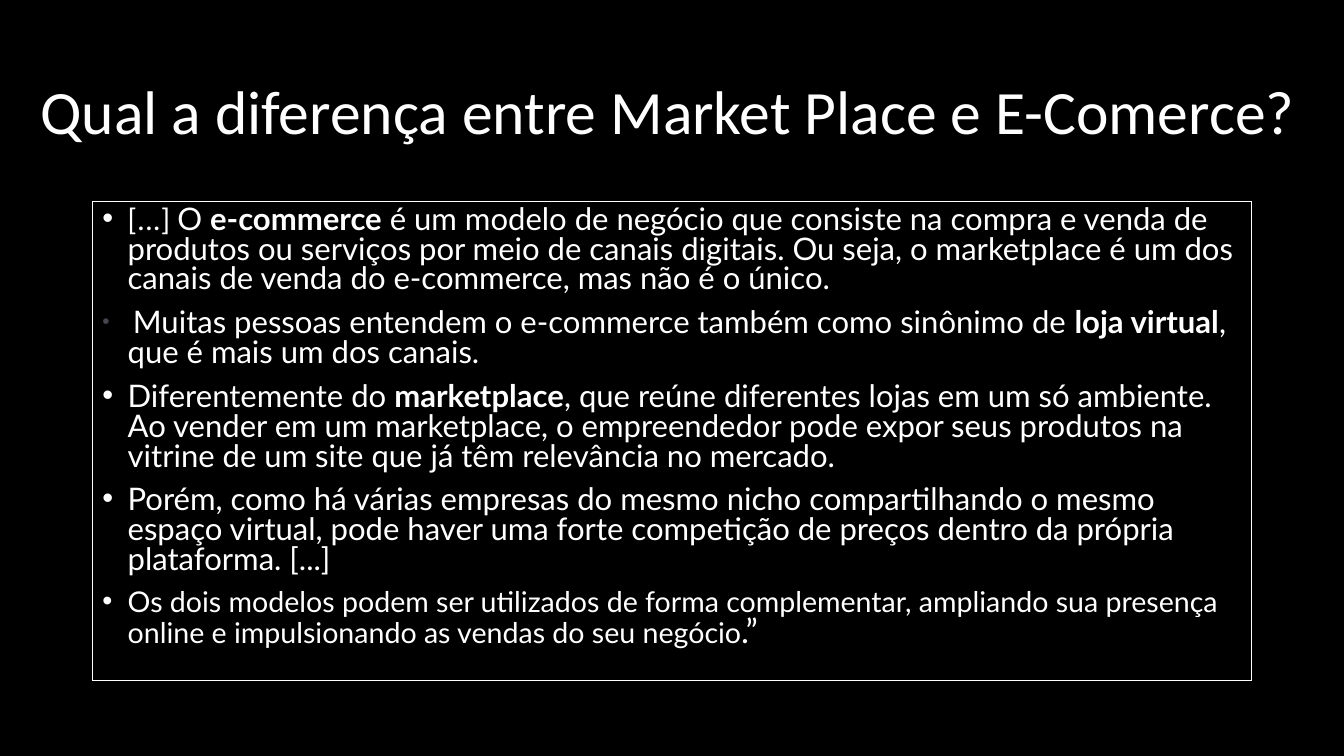
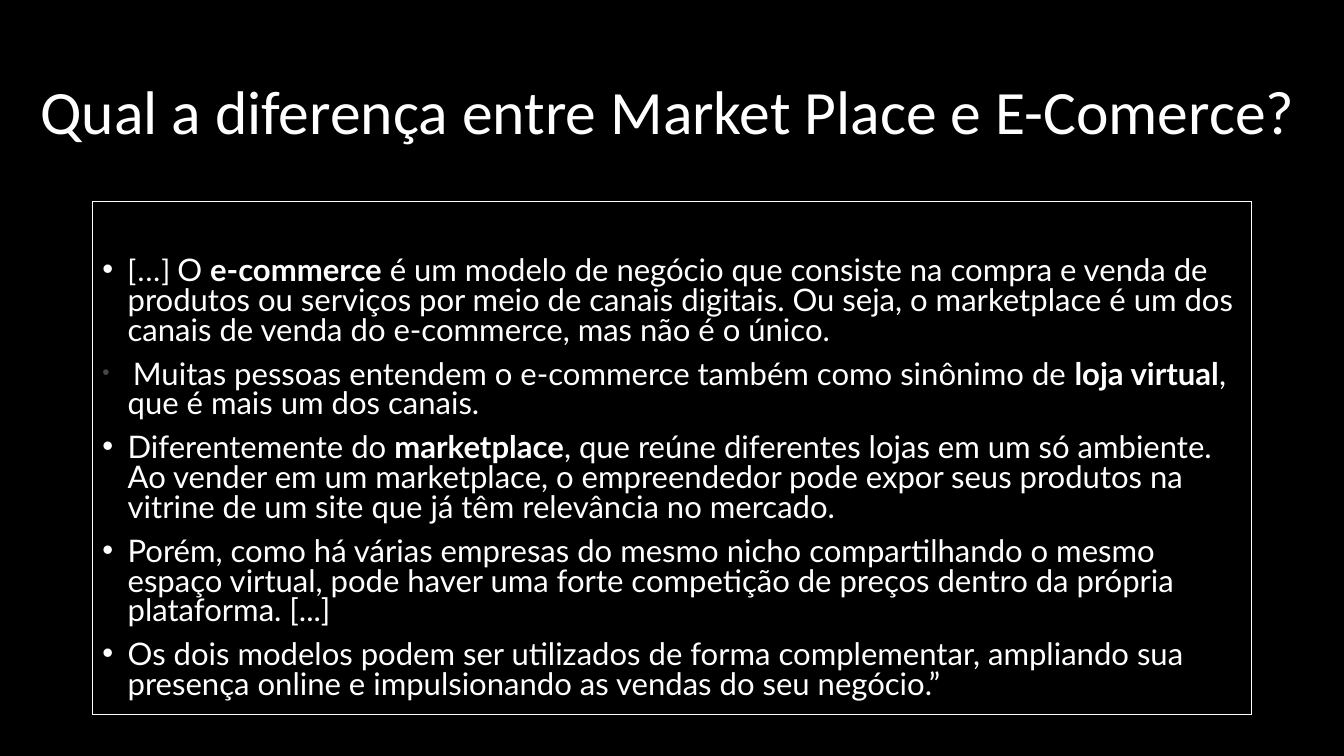
Before and after one commit to DANIELKENTARO/3-ano-analise, a slide deck: slide 4 of Pré-Projeto.pptx. Drawn at 1344x756 pixels with LibreOffice and Linux fonts; fonts in the diff are those of the drawing. Boxes give left, top, right and bottom in pixels: in the first picture for what was removed or moved away, otherwise in the second. Text is boxed around its words. In the diff, an @@ line names an element or a change of style, - is before the commit and + after.

```diff
--- a/Pré-Projeto.pptx
+++ b/Pré-Projeto.pptx
@@ text "[...] O e-commerce é um ..." resized from (x1=93, y1=202, x2=1252, y2=682) to (x1=93, y1=202, x2=1252, y2=715) @@
@@ text at (x1=128, y1=642, x2=1183, y2=701): size 20.4 to 22.2 pt in "Os dois modelos podem ser utilizados de ..."; size 24.1 to 22.2 pt in "negócio.”" @@
```
Also in this commit, not shown: 3 other slides changed.
